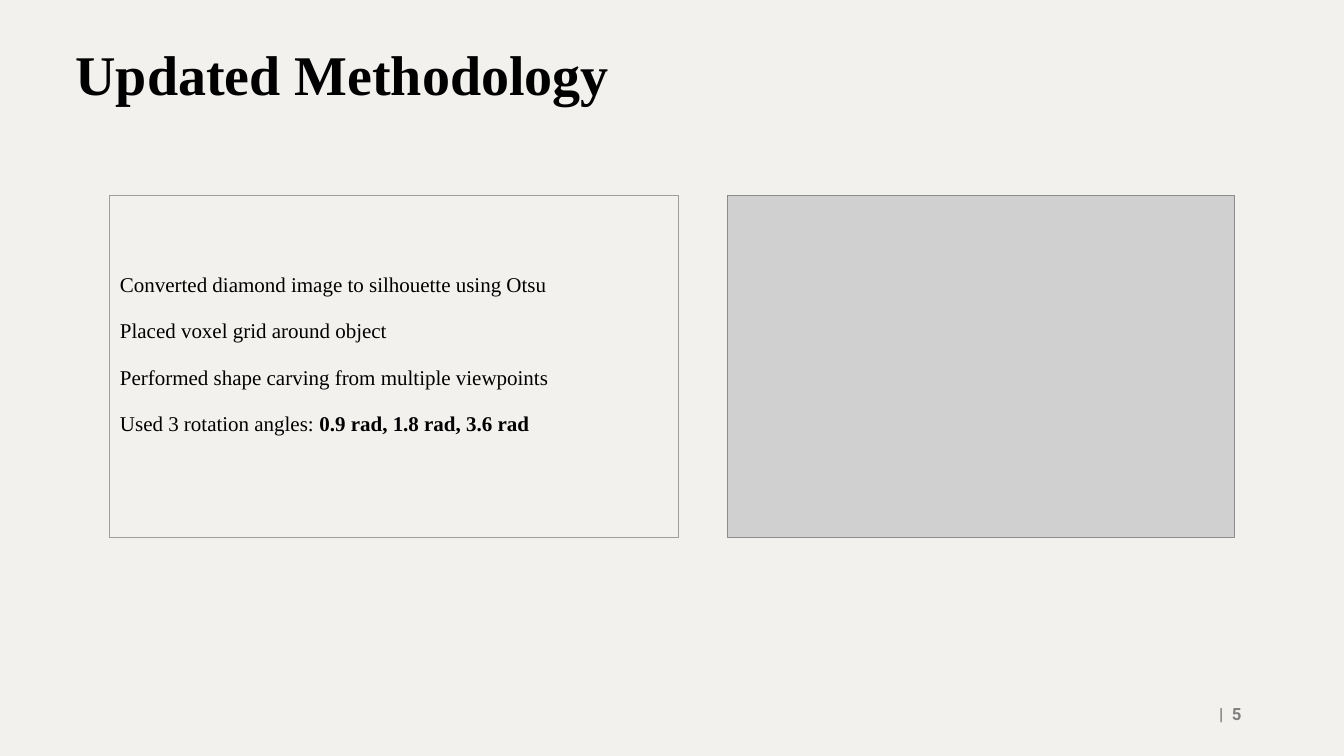
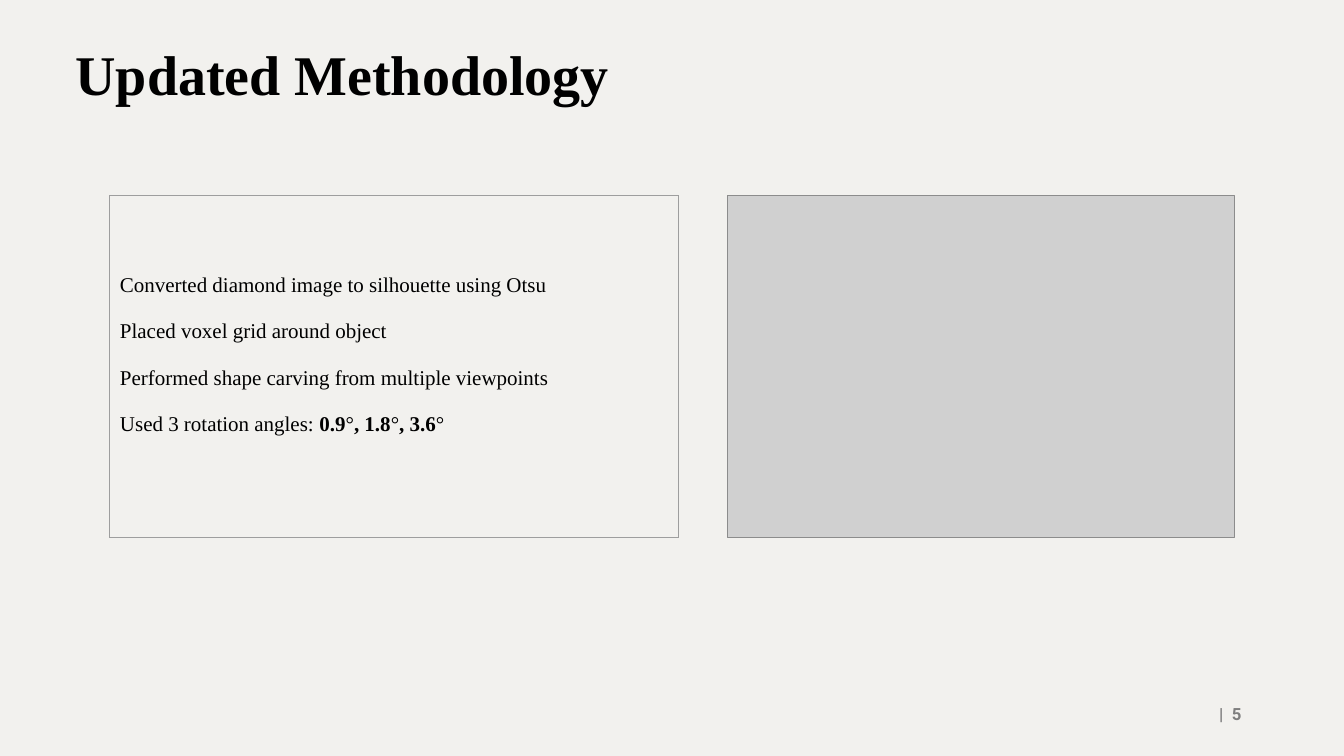
Before and after one commit to jugal-ahir/ECE501_2025_18_11, a slide deck: slide 5 of Presentations/End_Sem_Presentation_Grp11.pptx. Drawn at 1344x756 pixels with LibreOffice and Linux fonts; fonts in the diff are those of the drawing; grey boxes stand for pictures; background and template pictures are left out. Boxes give left, top, right and bottom in pixels: in the first picture for what was removed or moved away, otherwise in the second. Text is boxed around its words. In the diff, an @@ line names an element or a change of style, - is before the commit and + after.

```diff
--- a/Presentations/End_Sem_Presentation_Grp11.pptx
+++ b/Presentations/End_Sem_Presentation_Grp11.pptx
@@ table at bbox=[110, 196, 680, 526] @@
-row 1, column 1: Converted diamond image to silhouette using Otsu / Placed voxel grid around object / Performed shape carving from multiple viewpoints / Used 3 rotation angles: 0.9 rad, 1.8 rad, 3.6 rad
+row 1, column 1: Converted diamond image to silhouette using Otsu / Placed voxel grid around object / Performed shape carving from multiple viewpoints / Used 3 rotation angles: 0.9°, 1.8°, 3.6°
```
Also in this commit, not shown: 3 other slides changed, 3 other files.
